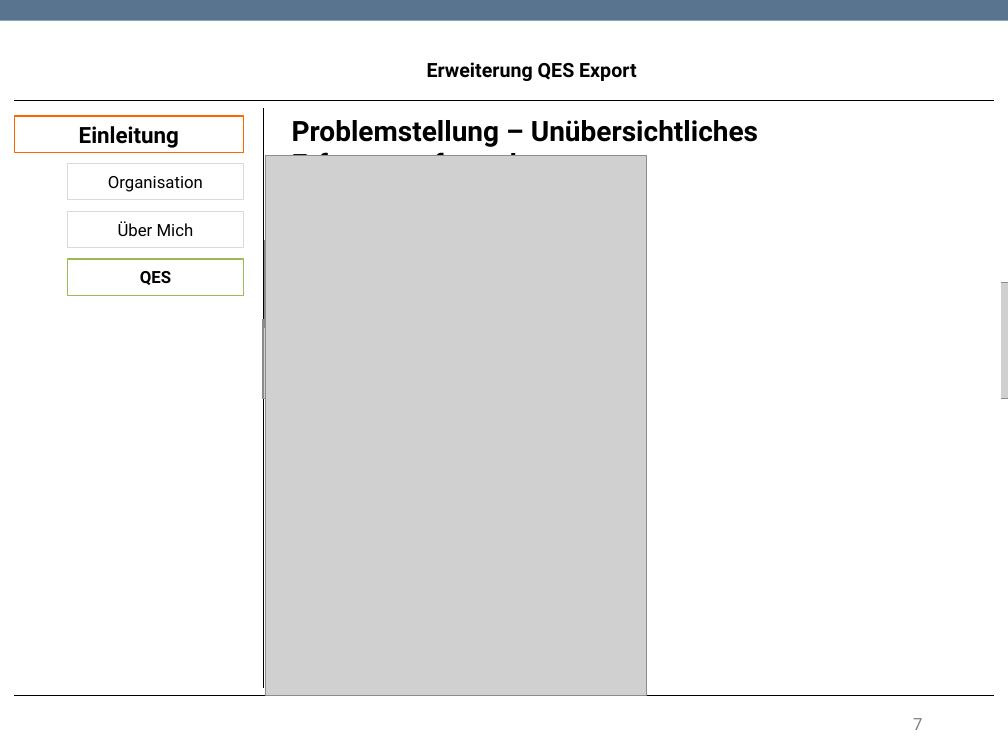
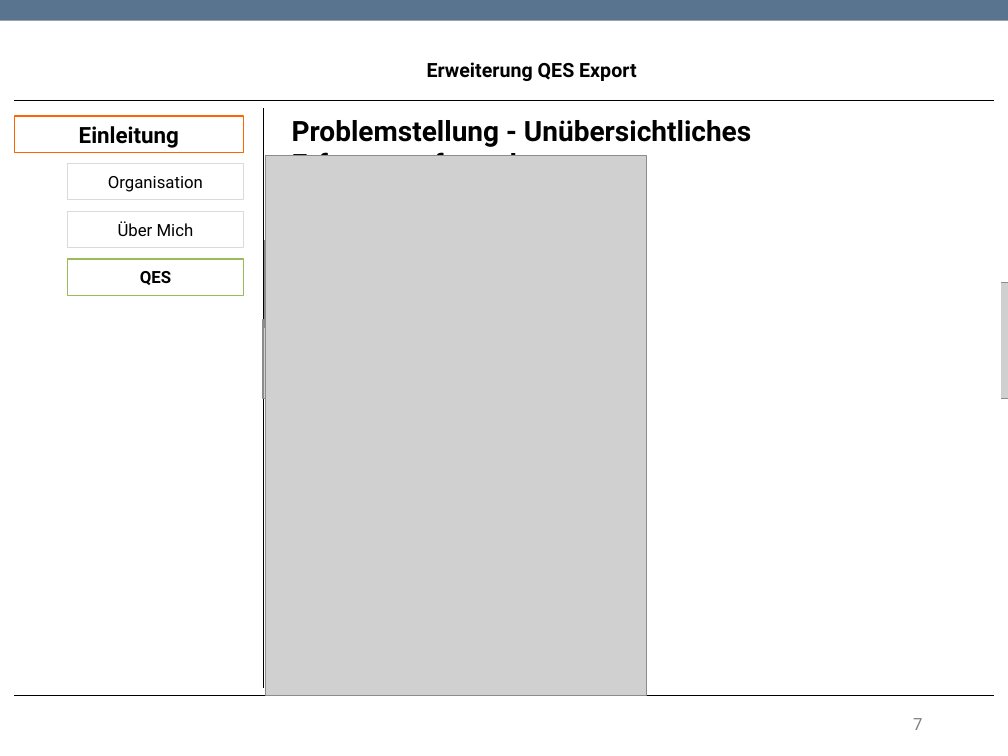
Before and after one commit to TwoHorus/dbExelExportLaravel, a slide deck: slide 7 of DOC/Fachgespraech.pptx. Drawn at 1008x756 pixels with LibreOffice and Linux fonts; fonts in the diff are those of the drawing; grey boxes stand for pictures; background and template pictures are left out. Boxes give left, top, right and bottom in pixels: in the first picture for what was removed or moved away, otherwise in the second. Text is boxed around its words. In the diff, an @@ line names an element or a change of style, - is before the commit and + after.

```diff
--- a/DOC/Fachgespraech.pptx
+++ b/DOC/Fachgespraech.pptx
@@ text at (x1=292, y1=120, x2=751, y2=156): text changed @@
-Problemstellung – Unübersichtliches Erfassungsformular
+Problemstellung - Unübersichtliches Erfassungsformular
```
Also in this commit, not shown: 13 other slides changed.
